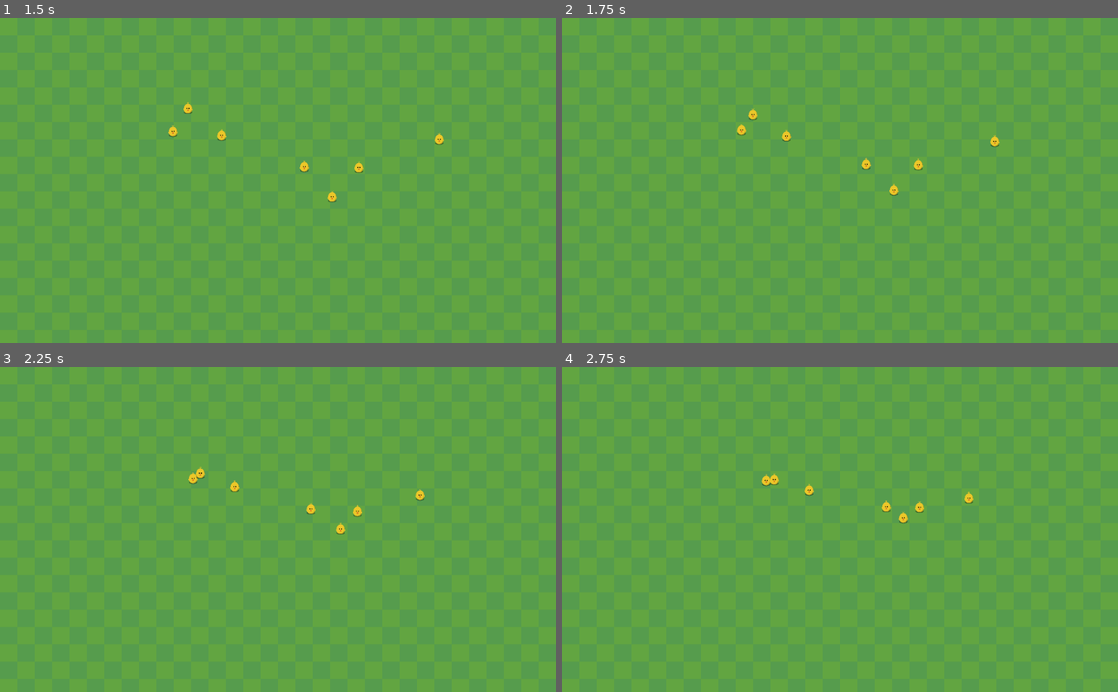
Above: before the commit, frames 1-4 (two rows, left to right).
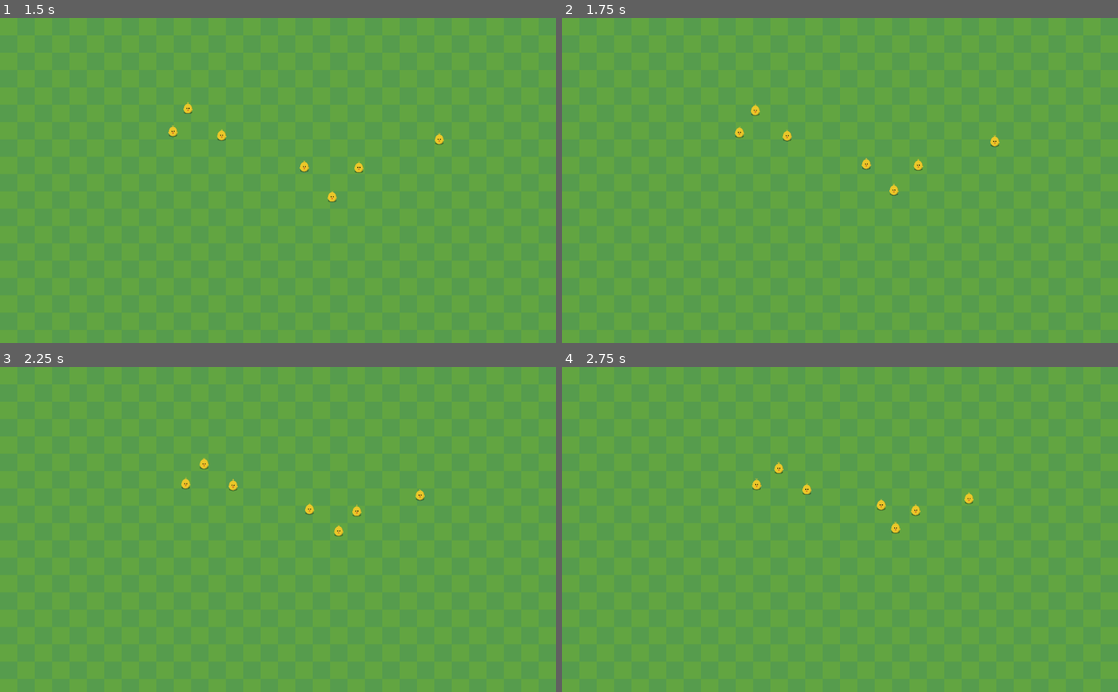
Above: after the commit, the same moments.

Repository: kyrick/godot-boids
Game: Godot game, scene res://src/Levels/TestLevel.tscn
The game is run twice, just before and just after one commit, with the same random seed, the same clock (stepped at 60 frames per second) and the same inputs. The project has no main scene, so this scene is started directly.
Inputs:
- Up to frame 1 (1.5 s): no input
- Up to frame 2 (1.75 s): no input
- Up to frame 3 (2.25 s): no input
- Up to frame 4 (2.75 s): no input

Frame 1 is identical in both runs. In frame 2, 0.2% of the frame differs, in the area x 31-65%, y 26-48%; in frame 3, 0.3%; in frame 4, 0.5%, in the area x 34-74%, y 29-52%.

Commit message:
basic implementation of boids rule 2

Diff:
--- a/src/Actors/Chicken/Chicken.gd
+++ b/src/Actors/Chicken/Chicken.gd
@@ -1,4 +1,6 @@
 extends "res://src/Actors/Actor.gd"
+
+export(float) var avoid_distance: = 100.0
 
 var _flock: Array = []
 
@@ -15,7 +17,9 @@
 func _physics_process(delta):
 	var center: = get_flock_center()
 	if center != Vector2.INF:
-		move_and_slide(get_direction(center) * speed)
+		var avoid_dir = get_avoid_direction()
+		var center_dir = get_direction(center)
+		move_and_slide((avoid_dir + center_dir) * speed)
 
 
 func get_direction(target: Vector2) -> Vector2:
@@ -30,3 +34,14 @@
 			total += f.global_position
 		center = total / _flock.size()
 	return center
+
+
+func get_avoid_direction() -> Vector2:
+	var avoid_vector: = Vector2.ZERO
+
+	for f in _flock:
+		var neighbor_pos: Vector2 = f.global_position
+		if global_position.distance_to(neighbor_pos) < avoid_distance:
+			avoid_vector += global_position.direction_to(neighbor_pos) * -1
+
+	return avoid_vector
--- a/src/Actors/Chicken/Chicken.tscn
+++ b/src/Actors/Chicken/Chicken.tscn
@@ -48,6 +48,7 @@
 collision_mask = 9
 script = ExtResource( 6 )
 speed = 50.0
+avoid_distance = 50.0
 
 [node name="AnimatedSprite" type="AnimatedSprite" parent="."]
 position = Vector2( -7.62939e-06, -0.231535 )
